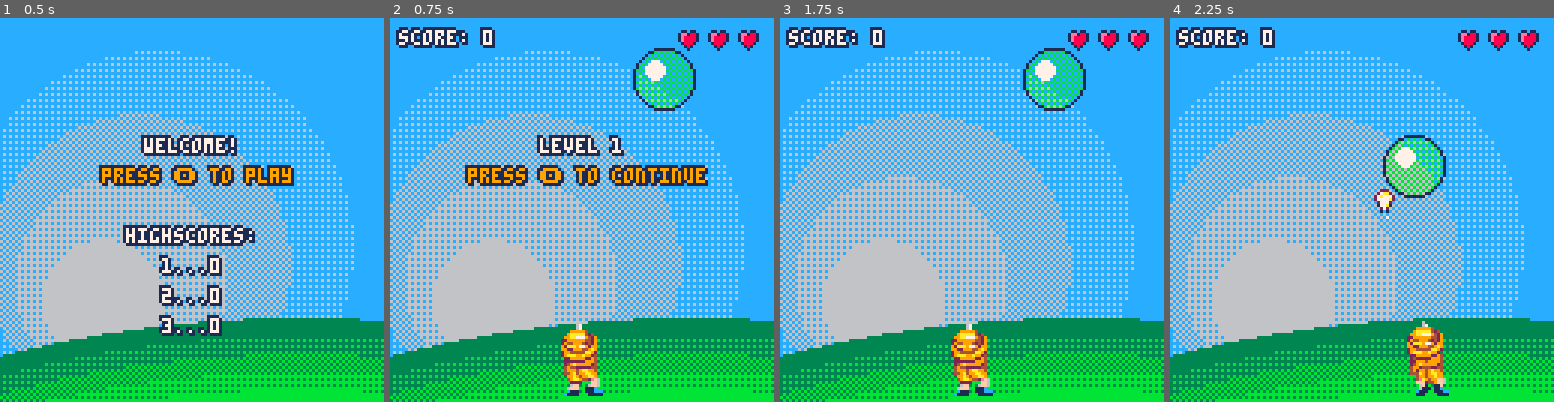
Above: before the commit, frames 1-4 (left to right).
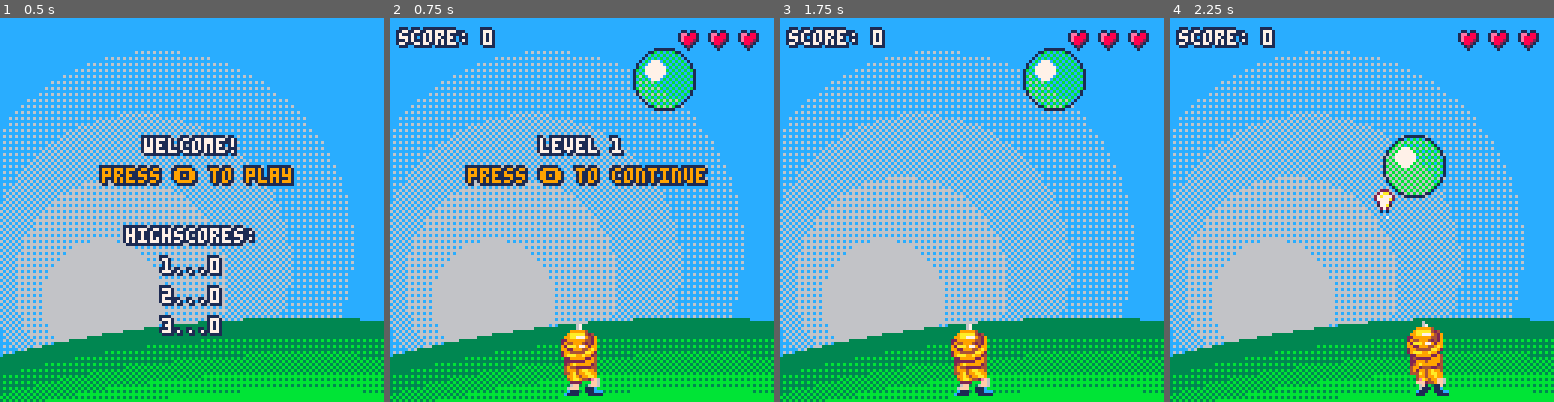
Above: after the commit, the same moments.

Repository: escargames/Anthrax
Game: PICO-8 cartridge Anthrax.p8
Same seed, same stepped clock (60 frames per second), same inputs: the game is played once before the commit and once after it.
Inputs:
- Up to frame 1 (0.5 s): tap X (X key) at 0.33 s
- Up to frame 2 (0.75 s): tap O (Z key) at 0.7 s
- Up to frame 3 (1.75 s): tap X (X key) at 1.07 s; hold Right from 1.6 s (still down); tap O (Z key) at 1.7 s
- Up to frame 4 (2.25 s): tap X (X key) at 1.85 s; release Right at 2.1 s; tap O (Z key) at 2.1 s

Frame 1 is identical in both runs. In frame 2, less than 0.1% of the frame differs, in the area x 77-96%, y 5-8%; in frame 3, less than 0.1%; in frame 4, less than 0.1%.

Commit message:
bonus forcefield added

Diff:
--- a/Anthrax.p8
+++ b/Anthrax.p8
@@ -86,7 +86,7 @@
 function begin_play()
     state = "pause"
     hourglass = false
-    forcefield = false
+    forcefield = 0
     tm = 0
     ball_list = {}
     shot_list = {}
@@ -117,6 +117,12 @@
         hourglass -= 1
     else hourglass = false
     end
+
+    if forcefield > 0 then
+        forcefield -= 0.5
+    else forcefield = 0
+    end
+
     update_balls()
     update_player()
     update_shots()
@@ -193,7 +199,8 @@
         c=crnd(9,13),
         r=10,
         vx=ccrnd({-20, 20}),
-        vy=crnd(-20, 20)
+        vy=crnd(-20, 20),
+        bounced = 0
     })
 end
 
@@ -220,15 +227,33 @@
 
 function update_balls()
     foreach(ball_list, function(b)
-    -- destroy ball
+
+        if b.bounced > 0 then
+            b.bounced -= 1
+        else b.bounced = 0
+        end
+
+        -- destroy ball
         if b.dead == true then
             del(ball_list, b)
         end
 
         -- collision with player
-        if player.invincible <= 0 then
-            local dx, dy = b.x - player.x, b.y - player.y + 12
-            if abs(dx) < b.r + 4 and abs(dy) < b.r then
+        local dx, dy = b.x - player.x, b.y - player.y + 12
+        if abs(dx) < b.r + 4 and abs(dy) < b.r + 10 then
+            if forcefield > 0 then
+                if b.bounced < 1 then
+                    b.bounced = 30
+                    if dx < 4 then
+                        b.vx = - b.vx
+                        sfx(2)
+                    end
+                    if dy < 4 then
+                        b.vy = - b.vy
+                        sfx(2)
+                    end
+                end
+            elseif player.invincible <= 0 then
                 lives -= 1
                 player.invincible = 2
                 sfx(7)
@@ -276,7 +301,7 @@
                 else
                     b.r *= 5/8
                     b.vy = - abs(b.vy)
-                    add(ball_list, { x=b.x, y=b.y, c=b.c, r=b.r, vx=-b.vx, vy=b.vy })
+                    add(ball_list, { x=b.x, y=b.y, c=b.c, r=b.r, vx=-b.vx, vy=b.vy, bounced = 0 })
                     sc += 10
                     sfx(6)
                 end
@@ -295,10 +320,10 @@
 function update_bonus()
     if not hourglass then
         foreach(bonus, function(b)
-            if b.vy > 0 and (b.y + 9) > 128 then
+            if b.vy > 0 and (b.y + 15) > 128 then
                 b.vy = 0
                 b.vx = 0
-                b.y = 120
+                b.y = 117
             else
                 b.vy += 5
                 b.x += b.vx / 30
@@ -332,7 +357,6 @@
                 forcefield = 60
             end
             del(bonus, b)
-            sfx(7)
         end
     end)
 end
@@ -369,14 +393,24 @@
     end)
 
     foreach(bonus, function(b)
+        palt(0, false)
+        palt(14, true)
         if b.type == 0 then
-            spr(9, b.x, b.y)
+            spr(9, b.x, b.y, 2, 2)
         elseif b.type == 1 then
-            spr(10, b.x, b.y)
+            spr(37, b.x, b.y, 2, 2)
         elseif b.type == 2 then
-            spr(25, b.x, b.y)
-        end
+            spr(39, b.x, b.y, 2, 2)
+        end
+        palt()
     end)
+
+    if forcefield > 0 then
+        fillp(0x5a5a + 0x.8)
+        circfill(player.x - 1, player.y - 15, 11, 7)
+        circfill(player.x - 1, player.y - 8, 11, 7)
+        fillp()
+    end
 
     if player.invincible > 0 and sin(4*player.invincible) > 0 then
         for i=1,16 do pal(i,7) end
Not shown, changed: 39 lines of the sprite sheet (__gfx__) section of Anthrax.p8
